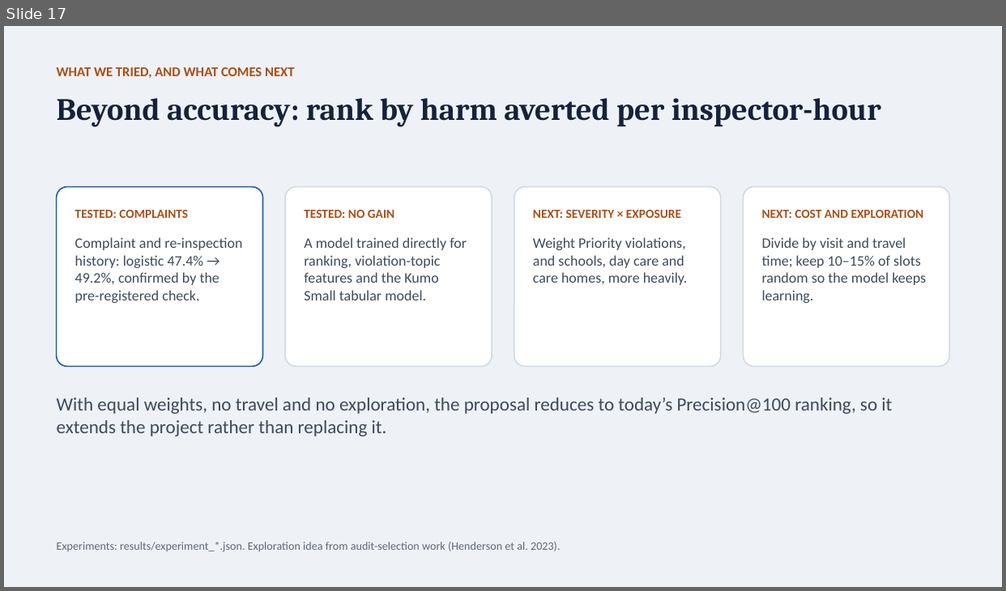
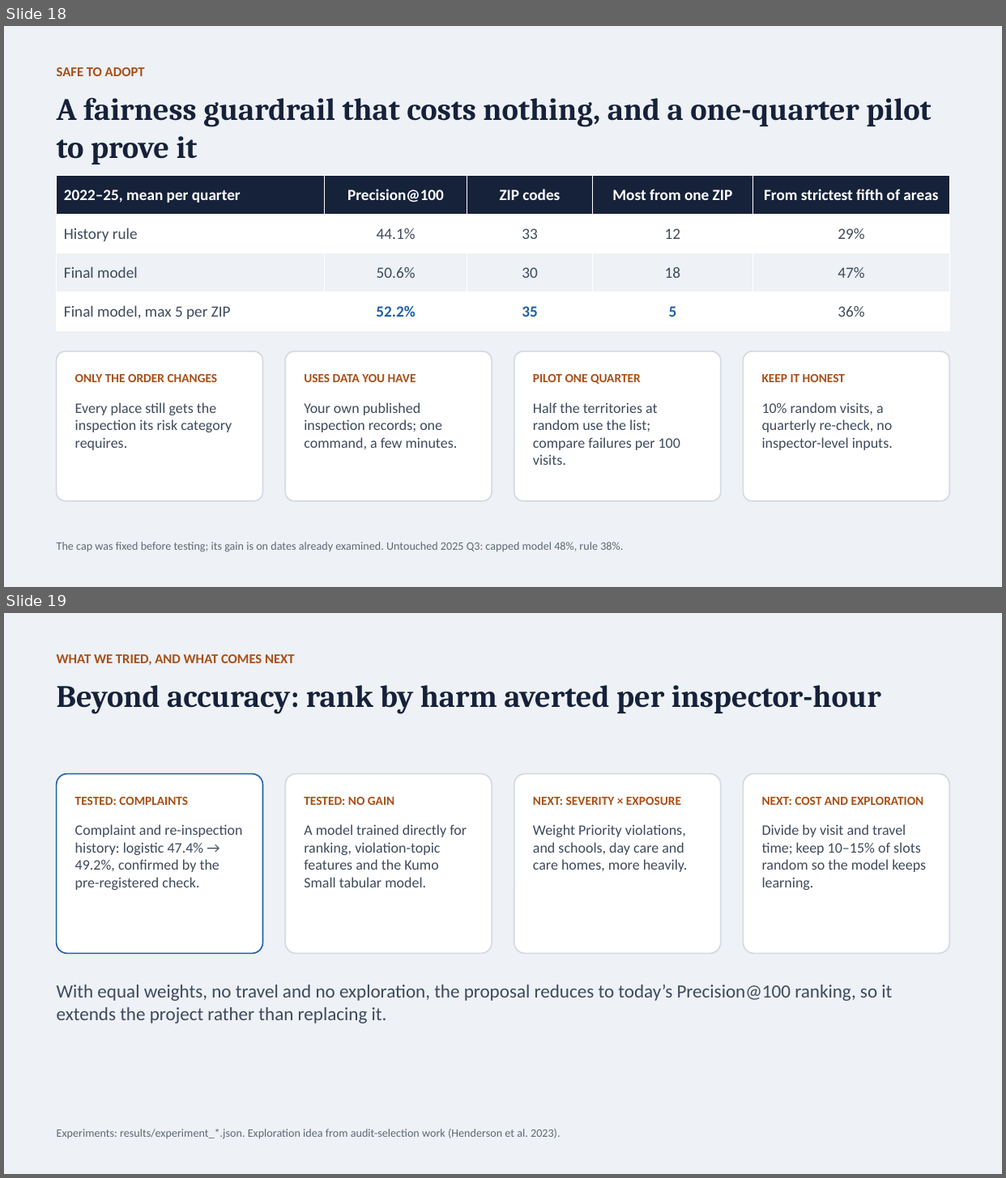
Before and after one commit to ajayc-iima/Food-Inspections, a slide deck: presentation/food_inspections_presentation.pptx. Shown one above the other, each under a label of ours: slide 17 before the commit, slides 18 and 19 after it. The pictures are 1006x591 and 1006x1178 pixels, drawn with LibreOffice and Linux fonts; fonts in the diff are those of the drawing. Boxes give left, top, right and bottom in pixels: in the first picture for what was removed or moved away, otherwise in the second. Text is boxed around its words. In the diff, an @@ line names an element or a change of style, - is before the commit and + after.

```diff
--- a/presentation/food_inspections_presentation.pptx
+++ b/presentation/food_inspections_presentation.pptx
@@ slide 18 added at [4, 26, 1002, 587], background #EEF1F5 @@
@@ text added at [57, 67, 145, 76], 13 pt, text #A84F17, bold @@
+SAFE TO ADOPT
@@ text added at [57, 97, 931, 165], 30 pt, text #16213A, bold @@
+A fairness guardrail that costs nothing, and a one-quarter pilot to prove it
@@ table added at [57, 176, 950, 331], 4 rows, 5 columns @@
+2022–25, mean per quarter | Precision@100 | ZIP codes | Most from one ZIP | From strictest fifth of areas
+History rule | 44.1% | 33 | 12 | 29%
+Final model | 50.6% | 30 | 18 | 47%
+Final model, max 5 per ZIP | 52.2% | 35 | 5 | 36%
@@ rounded rectangle added at [57, 352, 263, 501], fill #FFFFFF, outline #D3D9E2 1.25 pt @@
@@ rounded rectangle added at [286, 352, 492, 501], fill #FFFFFF, outline #D3D9E2 1.25 pt @@
@@ rounded rectangle added at [514, 352, 721, 501], fill #FFFFFF, outline #D3D9E2 1.25 pt @@
@@ rounded rectangle added at [743, 352, 949, 501], fill #FFFFFF, outline #D3D9E2 1.25 pt @@
@@ text added at [75, 374, 218, 382], 12 pt, text #A84F17, bold @@
+ONLY THE ORDER CHANGES
@@ text added at [304, 374, 416, 382], 12 pt, text #A84F17, bold @@
+USES DATA YOU HAVE
@@ text added at [533, 374, 641, 384], 12 pt, text #A84F17, bold @@
+PILOT ONE QUARTER
@@ text added at [762, 374, 845, 382], 12 pt, text #A84F17, bold @@
+KEEP IT HONEST
@@ text added at [75, 403, 232, 450], 14 pt, text #3E4A5C @@
+Every place still gets the inspection its risk category requires.
@@ text added at [304, 403, 458, 450], 14 pt, text #3E4A5C @@
+Your own published inspection records; one command, a few minutes.
@@ text added at [533, 403, 680, 465], 14 pt, text #3E4A5C @@
+Half the territories at random use the list; compare failures per 100 visits.
@@ text added at [762, 403, 893, 450], 14 pt, text #3E4A5C @@
+10% random visits, a quarterly re-check, no inspector-level inputs.
@@ text added at [57, 542, 623, 552], 11 pt, text #5F6875 @@
+The cap was fixed before testing; its gain is on dates already examined. Untouched 2025 Q3: capped model 48%, rule 38%.
@@ what was slide 17 is now slide 19 @@
```
Also in this commit, not shown: 1 other slide added, 7 other files.
